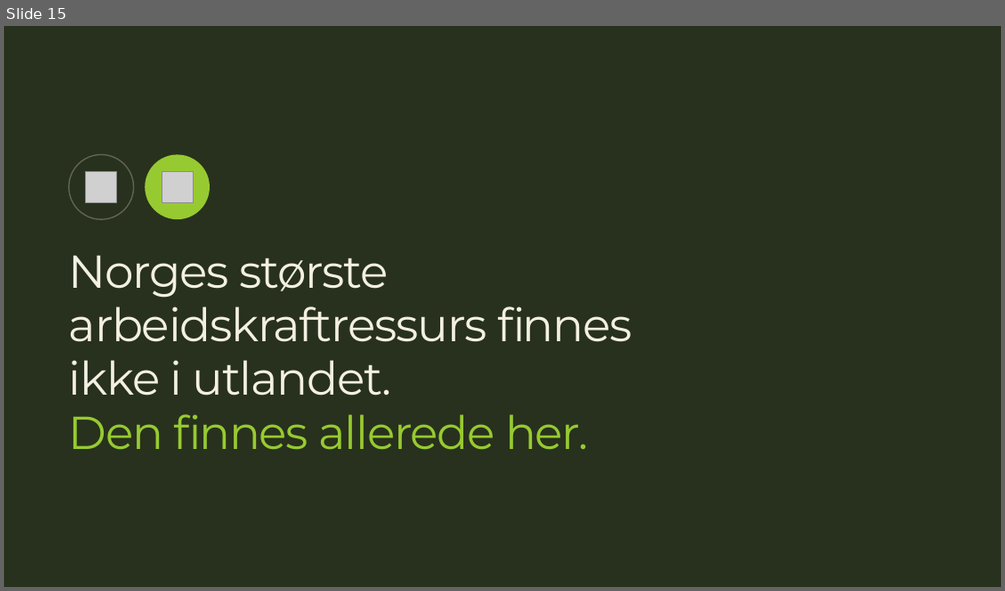
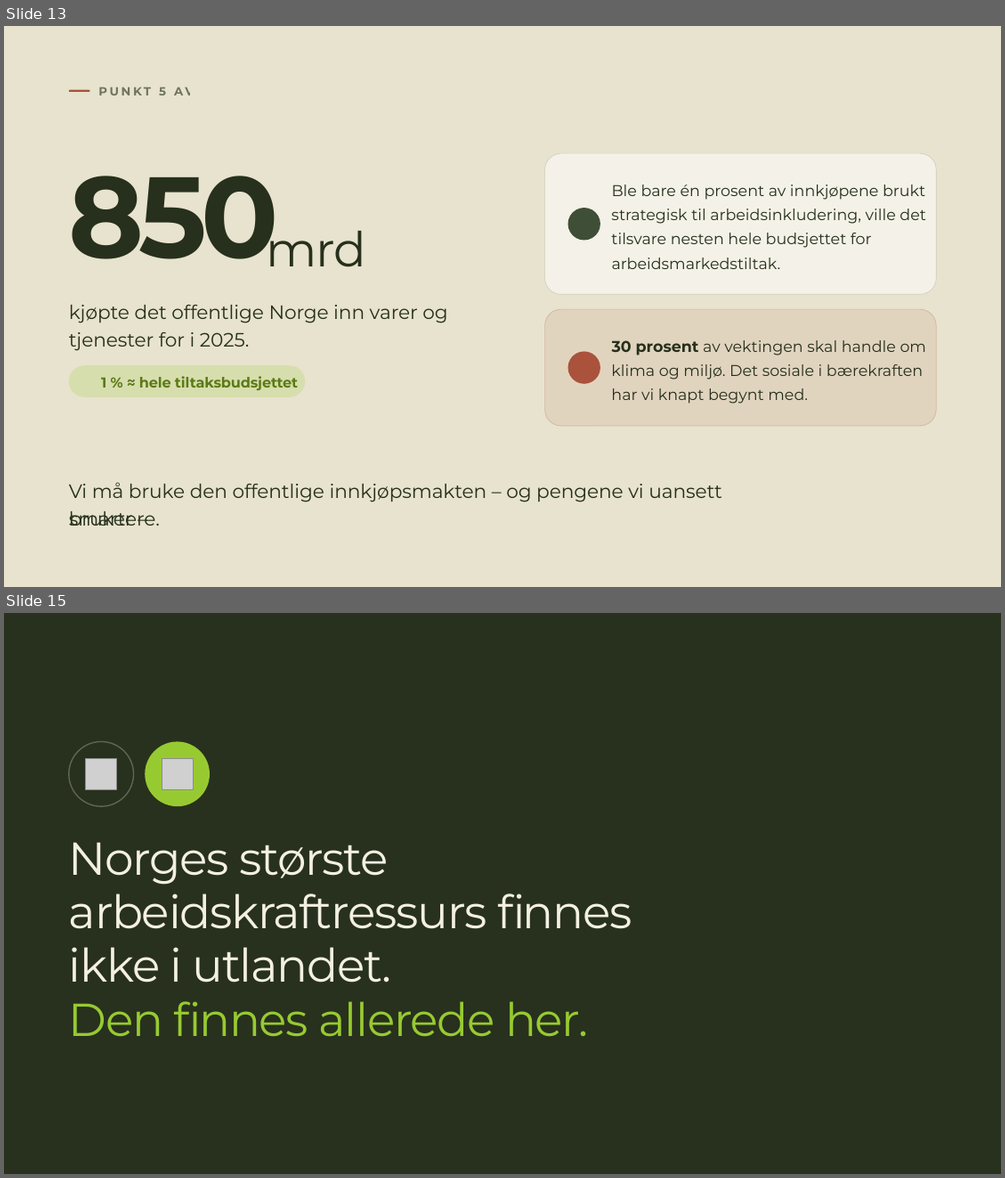
Before and after one commit to MarcusEvensen-Org/iarbeid-riketstilstand, a slide deck: Rikets tilstand 2026.pptx. Shown one above the other, each under a label of ours: slide 15 before the commit, slides 13 and 15 after it; the slides between them are not shown. The pictures are 1005x591 and 1005x1178 pixels, drawn with LibreOffice and Linux fonts; fonts in the diff are those of the drawing; grey boxes stand for pictures; background and template pictures are left out. Boxes give left, top, right and bottom in pixels: in the first picture for what was removed or moved away, otherwise in the second. Text is boxed around its words. In the diff, an @@ line names an element or a change of style, - is before the commit and + after.

```diff
--- a/Rikets tilstand 2026.pptx
+++ b/Rikets tilstand 2026.pptx
@@ slide 13 added at <box>4,26,1001,587</box>, background picture (left out) @@
@@ rounded rectangle added at <box>69,89,90,92</box>, fill #AA523C @@
@@ text added at <box>159,87,194,95</box>, 11.4 pt, text #26301C at 62% opacity, bold @@
+PUNKT 5 AV 10
@@ rounded rectangle added at <box>544,153,936,294</box>, fill #FFFFFF at 55% opacity, outline #3F4E36 0.6 pt @@
@@ text added at <box>69,176,279,266</box>, 110.4 pt, text #26301C, bold @@
+850
@@ text added at <box>612,184,925,200</box>, 15 pt, text #26301C @@
+Ble bare én prosent av innkjøpene brukt
@@ ellipse added at <box>568,208,600,240</box>, fill #3F4E36 @@
@@ text added at <box>611,208,926,224</box>, 15 pt, text #26301C @@
+strategisk til arbeidsinkludering, ville det
@@ text added at <box>266,220,366,267</box>, 46.4 pt, text #26301C @@
+mrd
@@ text added at <box>611,232,872,248</box>, 15 pt, text #26301C @@
+tilsvare nesten hele budsjettet for
@@ text added at <box>612,257,781,269</box>, 15 pt, text #26301C @@
+arbeidsmarkedstiltak.
@@ text added at <box>69,305,447,323</box>, 18.6 pt, text #26301C @@
+kjøpte det offentlige Norge inn varer og
@@ rounded rectangle added at <box>544,309,936,426</box>, fill #AA523C at 10% opacity, outline #AA523C 0.6 pt @@
@@ text added at <box>69,332,249,351</box>, 18.6 pt, text #26301C @@
+tjenester for i 2025.
@@ text added at <box>612,340,927,355</box>, 15 pt, text #26301C @@
+30 prosent av vektingen skal handle om
@@ rounded rectangle added at <box>69,365,306,397</box>, fill #97CA31 at 20% opacity @@
@@ ellipse added at <box>568,351,600,384</box>, fill #AA523C @@
@@ text added at <box>611,364,922,379</box>, 15 pt, text #26301C @@
+klima og miljø. Det sosiale i bærekraften
@@ text added at <box>101,376,298,390</box>, 13.8 pt, text #5C7A15, bold @@
+1 % ≈ hele tiltaksbudsjettet
@@ text added at <box>611,388,808,403</box>, 15 pt, text #26301C @@
+har vi knapt begynt med.
@@ text added at <box>69,482,722,502</box>, 18.6 pt, text #26301C @@
+Vi må bruke den offentlige innkjøpsmakten – og pengene vi uansett bruker –
@@ text added at <box>69,511,160,525</box>, 18.6 pt, text #26301C @@
+smartere.
```
Also in this commit, not shown: 20 slides changed, 5 other slides added, 2 slides removed, 2 other files.
